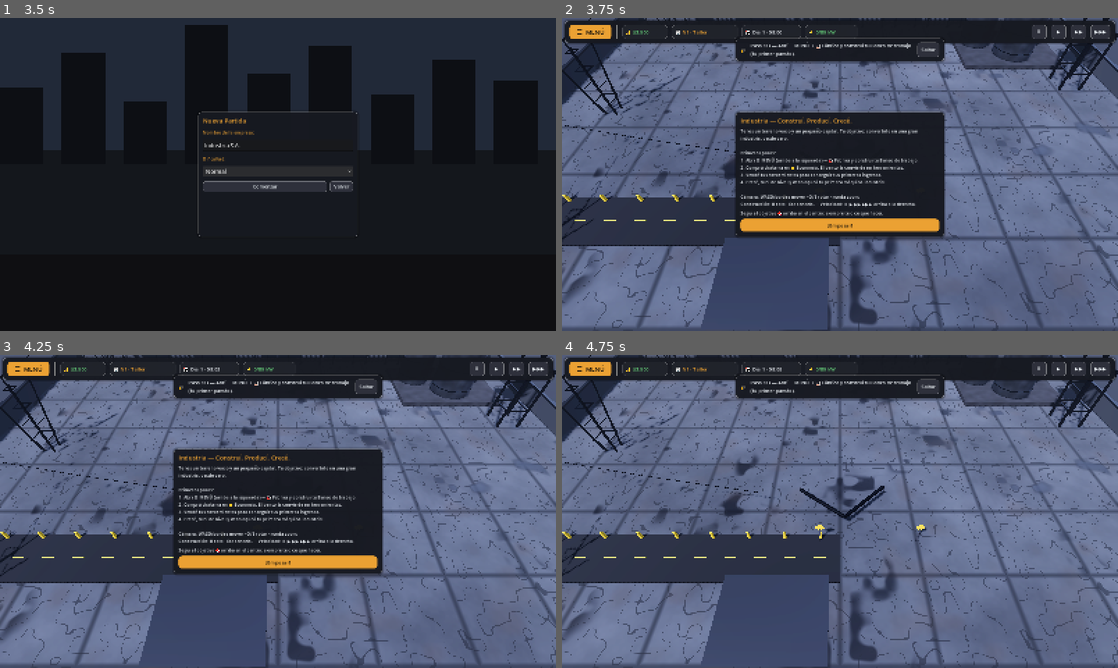
Above: before the commit, frames 1-4 (two rows, left to right).
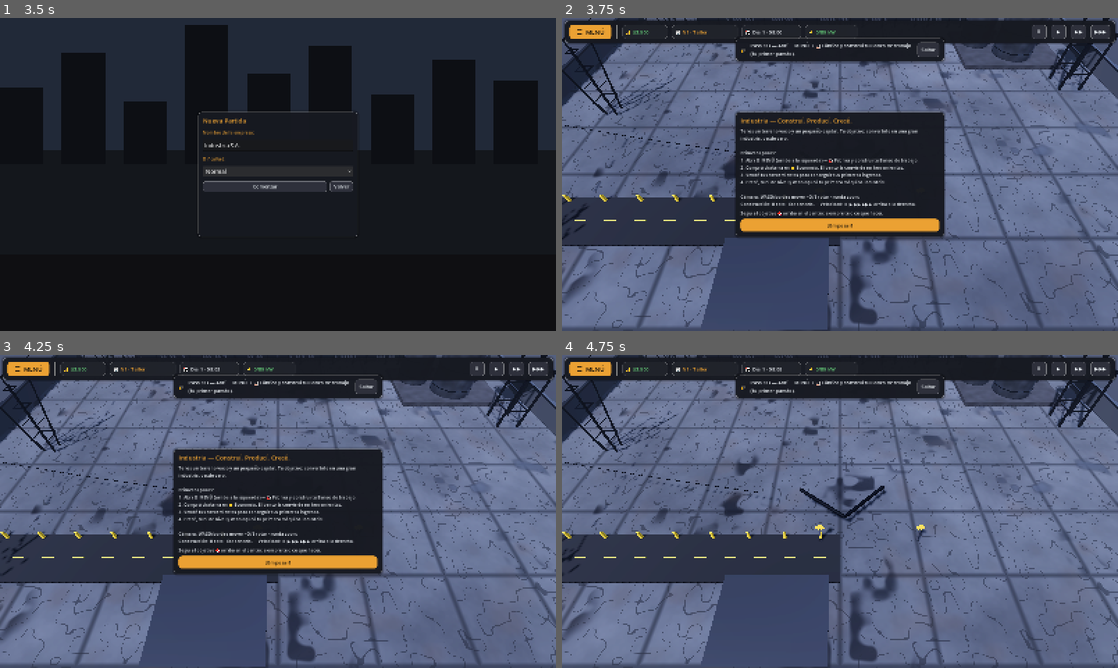
Above: after the commit, the same moments.

Repository: luckyvalentinaguirre-bot/Industria
Game: Godot game, scene res://scenes/menus/main_menu.tscn
Same seed, same stepped clock (60 frames per second), same inputs: the game is played once before the commit and once after it.
Inputs:
- Up to frame 1 (3.5 s): click "Continuar" at 0.5 s; click "＋ Nueva Partida" at 1.25 s; click "Normal" at 2 s; click "Normal" at 2.75 s
- Up to frame 2 (3.75 s): click "Comenzar" at 3.5 s
- Up to frame 3 (4.25 s): no input
- Up to frame 4 (4.75 s): click "¡Empezar!" at 4.25 s

Frame 1 is identical in both runs. In frame 2, 0.6% of the frame differs, in the area x 0-99%, y 0-73%; in frame 3, 0.6%; in frame 4, 0.7%.

Commit message:
UI contextual, informe semanal reabrible, submenús y perf
Deselección contextual (spec §16):
- Al hacer clic en vacío se deselecciona y el panel de máquina DESAPARECE
  (BuildController emite machine_selected(null); ProductionUI cierra el panel).
  La UI vuelve a estar limpia cuando no hay nada seleccionado.

Informe semanal reabrible (spec §5/§15):
- WeekManager guarda el último resumen (last_summary) y el menú
  Economía → 📊 Informe semanal lo reabre cuando el jugador quiera (antes sólo
  aparecía de forma fugaz al cerrar la semana). Si aún no cerró una semana, avisa.

Submenús alineados al pedido (spec §15):
- Producción → Máquinas / Almacén / Logística; Economía → Finanzas / Mercado /
  Informe semanal.

Rendimiento (spec §20):
- Distancia de sombras del sol 180→120 m (acotada a la escala real de la
  fábrica): menos coste de render de sombras sin perder calidad visible.

Conservado sin cambios: arranque vacío (0 empleados/máquinas/edificios),
banco manual, cupos por nivel, salarios semanales, resumen semanal, expansión
usable, ramas, árbol tecnológico, contratos+capacidad+programas, cancelar
construcción, ambientación sin "bolitas". Import limpio, smoke test 70/70,
escenas de menú y fábrica sin errores.

Co-Authored-By: Claude Opus 4.8 <noreply@anthropic.com>
Claude-Session: https://claude.ai/code/session_01ETPkQhicRLbwGdXtkPoigV

Diff:
--- a/scripts/core/week_manager.gd
+++ b/scripts/core/week_manager.gd
@@ -8,6 +8,9 @@
 ## EventBus, sin depender del orden de reseteo de otros managers.
 ##
 ## Nota de estructura: ciclo de la partida → vive en scripts/core/.
+
+## Último resumen generado, para reabrirlo desde el menú (Economía → Informe).
+var last_summary: Dictionary = {}
 
 var _money_start: float = 0.0
 var _rep_start: int = 0
@@ -76,6 +79,7 @@
 		"achievement": _last_achievement,
 		"next_goal": next_goal,
 	}
+	last_summary = data
 	EventBus.week_summary.emit(data)
 	# Reinicia para la semana siguiente.
 	_money_start = money_end
--- a/scripts/ui/production_ui.gd
+++ b/scripts/ui/production_ui.gd
@@ -38,6 +38,9 @@
 		machine = obj
 		_rebuild()
 		visible = true
+	else:
+		# Clic en vacío u otro objeto: el panel de máquina desaparece (spec §16).
+		close()
 
 func _on_state_changed(m: Node) -> void:
 	if m == machine:
--- a/scripts/ui/ui_manager.gd
+++ b/scripts/ui/ui_manager.gd
@@ -316,14 +316,15 @@
 		["ℹ  Información de la empresa", _on_factory_info],
 	])
 	_menu_cat("⚙  Producción", "Producción", [
-		["📦  Almacén / Materiales", _on_storage],
 		["🏭  Máquinas (seleccioná una)", _on_machines_help],
+		["📦  Almacén", _on_storage],
 		["🚚  Logística / Reglas", _on_automation],
 	])
 	_menu_act("👷  Personal", _on_workers)
 	_menu_cat("💰  Economía", "Economía", [
 		["💵  Finanzas", _on_finance],
 		["📈  Mercado", _on_finance],
+		["📊  Informe semanal", _on_week_report],
 	])
 	_menu_act("🔬  Tecnología", _on_upgrades)
 	_menu_cat("📋  Contratos", "Contratos", [
@@ -387,6 +388,13 @@
 
 func _on_machines_help() -> void:
 	EventBus.notify.emit("Seleccioná una máquina en el mundo para ver y ajustar su panel.", "info")
+
+func _on_week_report() -> void:
+	var last: Dictionary = GameManager.week.last_summary if GameManager.week else {}
+	if last.is_empty():
+		EventBus.notify.emit("Aún no cerró la primera semana. El informe aparecerá al completarla.", "info")
+	else:
+		_show_week_summary(last)
 
 func _toggle_menu() -> void:
 	if menu_panel:
--- a/scripts/world/build_controller.gd
+++ b/scripts/world/build_controller.gd
@@ -205,7 +205,10 @@
 				_highlight_selected(obj)
 				EventBus.machine_selected.emit(obj)
 			else:
+				# Clic en vacío: deselecciona y cierra el panel contextual (spec §16).
 				_clear_highlight()
+				_selected = null
+				EventBus.machine_selected.emit(null)
 		Mode.MACHINE, Mode.BUILDING:
 			_try_place()
 		Mode.CONVEYOR:
--- a/scripts/world/world_manager.gd
+++ b/scripts/world/world_manager.gd
@@ -293,7 +293,8 @@
 	_sun.light_color = Color(1.0, 0.95, 0.85)
 	_sun.shadow_enabled = true
 	_sun.directional_shadow_mode = DirectionalLight3D.SHADOW_PARALLEL_4_SPLITS
-	_sun.directional_shadow_max_distance = 180.0
+	# Distancia de sombras acotada a la escala de la fábrica (rendimiento, §20).
+	_sun.directional_shadow_max_distance = 120.0
 	_sun.shadow_blur = 1.2
 	_sun.light_bake_mode = Light3D.BAKE_DISABLED
 
--- a/tests/production/smoke_test.gd
+++ b/tests/production/smoke_test.gd
@@ -346,6 +346,8 @@
 	EventBus.week_passed.emit(2)
 	_check("Semana: se genera el resumen semanal", not _week_data.is_empty() and int(_week_data.get("week", 0)) == 2)
 	_check("Semana: el resumen incluye gastos y personal", _week_data.has("expense") and _week_data.has("staff") and _week_data.has("next_goal"))
+	# El informe queda guardado para reabrirlo desde el menú (Economía → Informe).
+	_check("Semana: el último informe queda guardado", int(GameManager.week.last_summary.get("week", 0)) == 2)
 
 func _test_automation_objective() -> void:
 	EventBus.conveyor_placed.emit(null)
